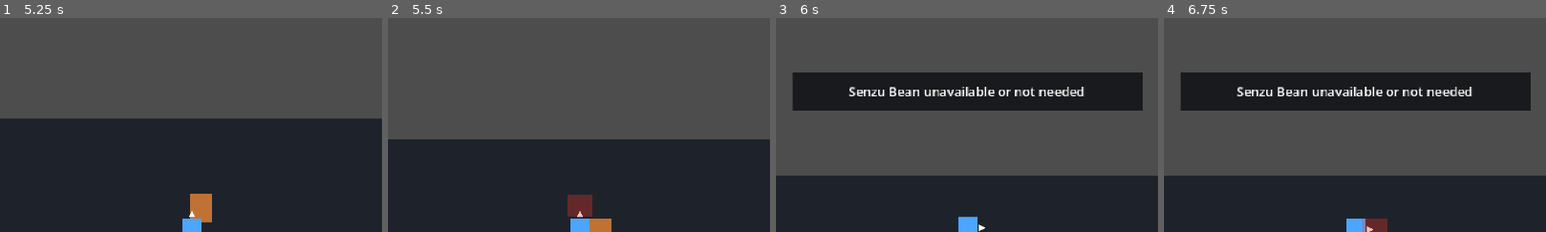
Above: before the commit, frames 1-4 (left to right).
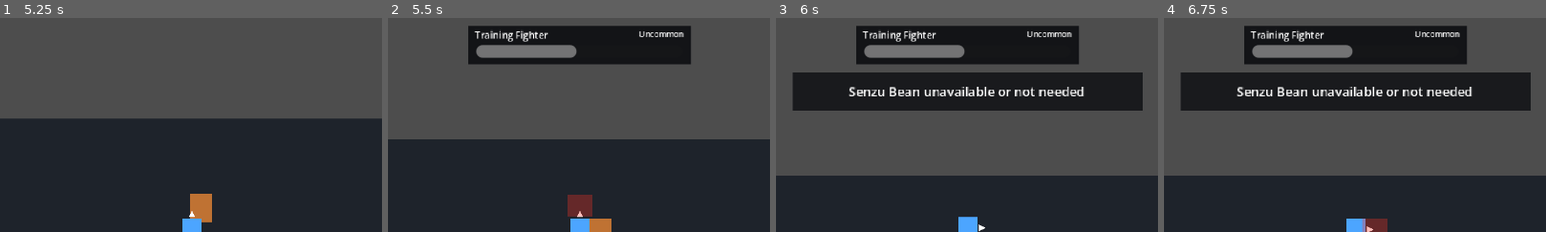
Above: after the commit, the same moments.

Repository: kikajima/dragonballsoullegacy
Game: Godot game, scene res://scenes/bootstrap/bootstrap.tscn
Two runs of this game, one before a commit and one after it. Both use one fixed random seed, a clock stepped at 60 frames per second and the inputs below.
Inputs:
- Up to frame 1 (5.25 s): tap Enter (ui_accept) at 0.5, 0.77, 1.52, 3.02, 3.77, 4.52 s; hold W (move_up) 0.53-2.03 s; tap J (attack) at 0.6 s; tap Shift (block) at 1.35 s; hold L (charge_ki) 2.03-2.78 s; hold A (move_left) 2.03-3.53 s; tap Space (dash) at 2.85 s; hold S (move_down) 3.53-4.28 s; hold E (interact) 3.53-4.28 s; hold D (move_right) 4.28-5.03 s; tap K (ki_blast) at 4.35 s; hold W (move_up) from 5.03 s (still down); tap I (kick) at 5.1 s
- Up to frame 2 (5.5 s): keep holding W (move_up)
- Up to frame 3 (6 s): release W (move_up) at 5.78 s; hold D (move_right) from 5.78 s (still down); tap Q (quick_item) at 5.85 s
- Up to frame 4 (6.75 s): keep holding D (move_right); tap Enter (ui_accept) at 6.02 s; tap J (attack) at 6.6 s
The pictures show only the part of the screen within x 25-75%, y 1-51%; the shares and areas given below are measured in that part.

Frame 1 is identical in both runs. In frame 2, 10% of the frame differs, in the area x 21-80%, y 3-22%; in frame 3, 10%; in frame 4, 10%.
Error before the commit: Invalid assignment of property or key 'text' with value of type 'String' on a base object of type 'null instance'. (res://ui/combat/enemy_target_bar.gd:64)

Commit message:
ui: add enemy intelligence tier label

Diff:
--- a/ui/combat/enemy_target_bar.tscn
+++ b/ui/combat/enemy_target_bar.tscn
@@ -25,11 +25,20 @@
 layout_mode = 0
 offset_left = 4.0
 offset_top = 1.0
-offset_right = 136.0
+offset_right = 98.0
 offset_bottom = 11.0
 text = "Enemy"
 theme_override_font_sizes/font_size = 6
-horizontal_alignment = 1
+
+[node name="Tier" type="Label" parent="Panel"]
+layout_mode = 0
+offset_left = 99.0
+offset_top = 1.0
+offset_right = 136.0
+offset_bottom = 11.0
+text = "Common"
+theme_override_font_sizes/font_size = 5
+horizontal_alignment = 2
 
 [node name="HealthBar" type="ProgressBar" parent="Panel"]
 layout_mode = 0
